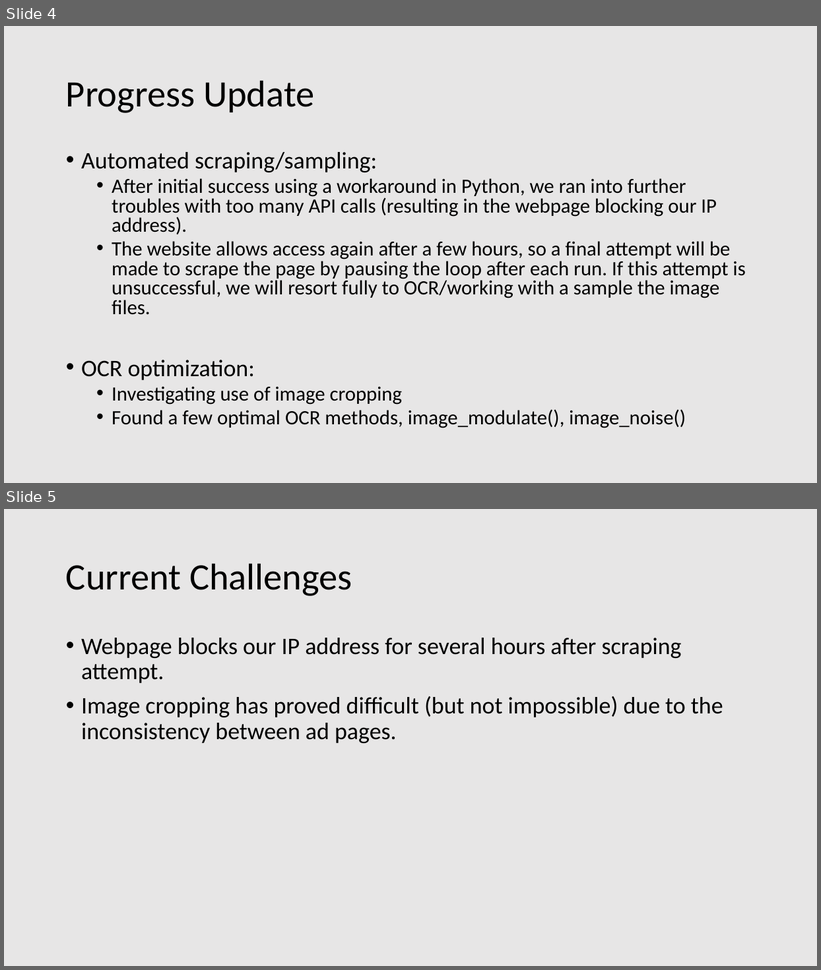
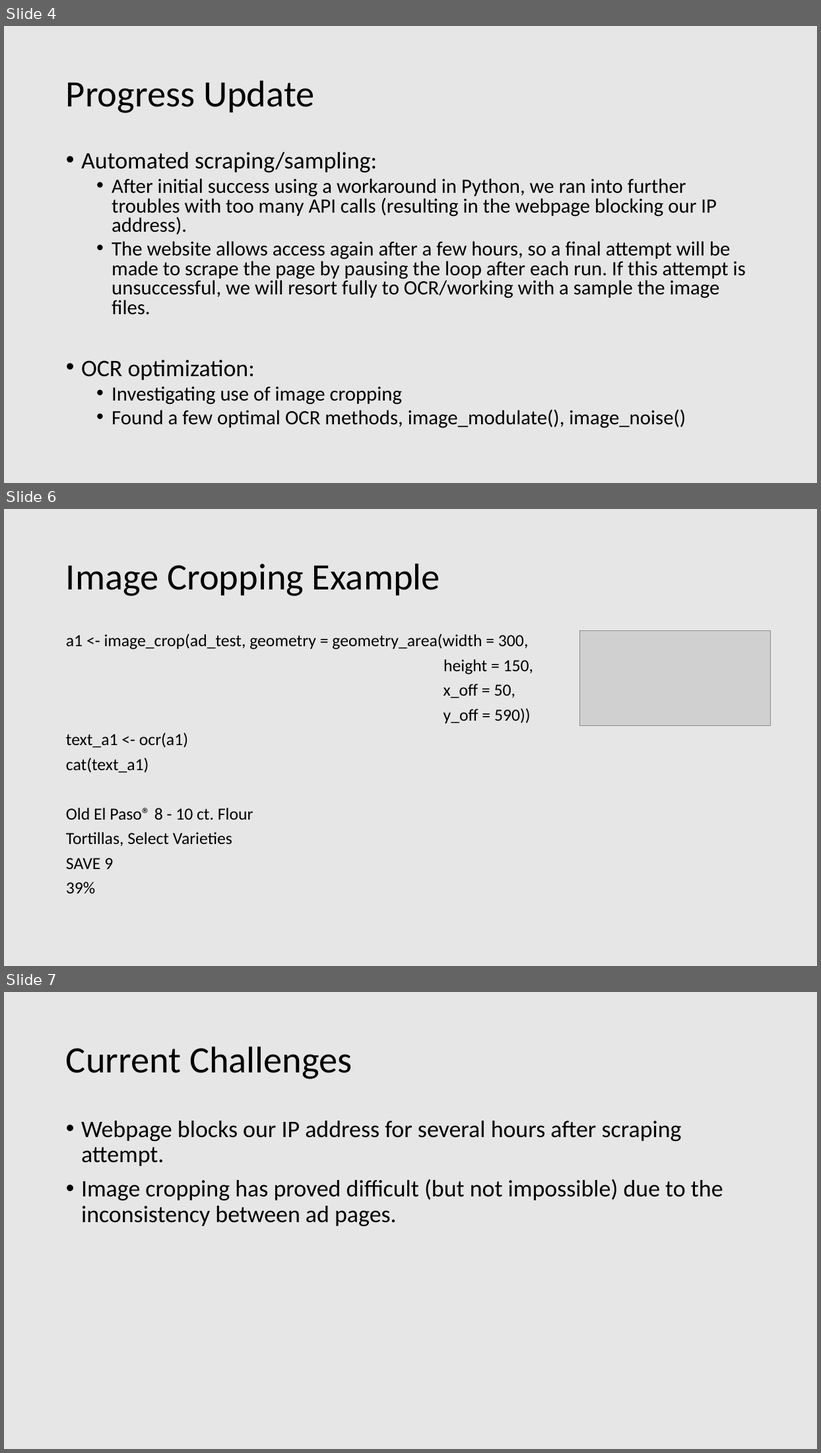
Before and after one commit to mckadet/STAT6080_Group_Project, a slide deck: Weekly Report Template.pptx. Shown one above the other, each under a label of ours: slides 4 and 5 before the commit, slides 4, 6 and 7 after it; the slides between them are not shown. The pictures are 821x970 and 821x1453 pixels, drawn with LibreOffice and Linux fonts; fonts in the diff are those of the drawing; grey boxes stand for pictures. Boxes give left, top, right and bottom in pixels: in the first picture for what was removed or moved away, otherwise in the second. Text is boxed around its words. In the diff, an @@ line names an element or a change of style, - is before the commit and + after.

```diff
--- a/Weekly Report Template.pptx
+++ b/Weekly Report Template.pptx
@@ slide 6 added at box(4, 509, 817, 966), background #E7E6E6 @@
@@ title added at box(66, 563, 440, 596), 44 pt, text #000000 @@
+Image Cropping Example
@@ text added at box(66, 634, 533, 894), 20 pt, text #000000 @@
+a1 <- image_crop(ad_test, geometry = geometry_area(width = 300,
+height = 150,
+x_off = 50,
+y_off = 590))
+text_a1 <- ocr(a1)
+cat(text_a1)
+Old El Paso® 8 - 10 ct. Flour
+Tortillas, Select Varieties
+SAVE 9
+39%
@@ picture added at box(580, 631, 770, 726) @@
@@ what was slide 5 is now slide 7 @@
```
Also in this commit, not shown: 1 other slide added, 1 other file.
